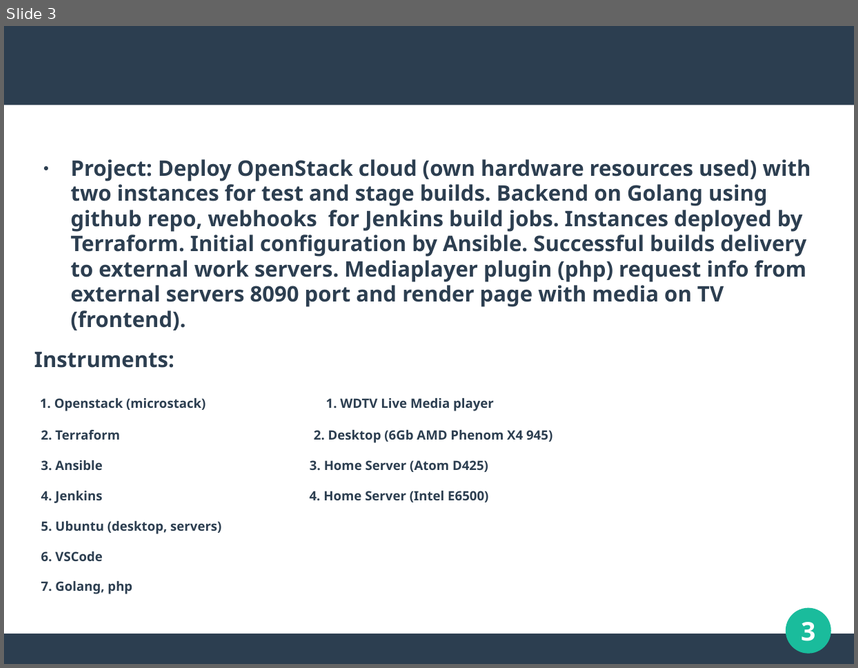
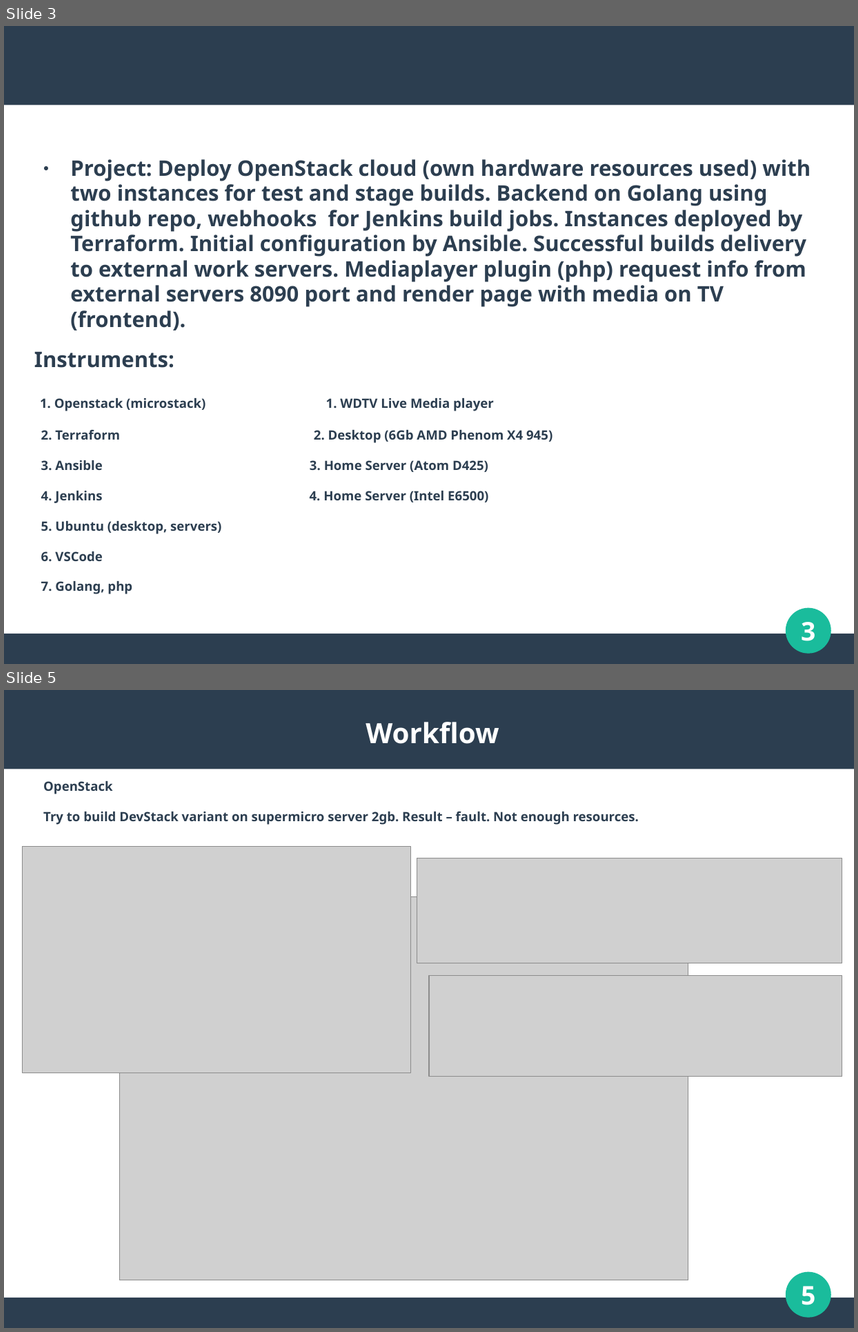
Before and after one commit to Artyhub/project_devops, a slide deck: presentation.ppt. Shown one above the other, each under a label of ours: slide 3 before the commit, slides 3 and 5 after it; the slides between them are not shown. The pictures are 858x668 and 858x1332 pixels, drawn with LibreOffice and Linux fonts; fonts in the diff are those of the drawing; grey boxes stand for pictures. Boxes give left, top, right and bottom in pixels: in the first picture for what was removed or moved away, otherwise in the second. Text is boxed around its words. In the diff, an @@ line names an element or a change of style, - is before the commit and + after.

Commit message:
+ Openstack workflow

```diff
--- a/presentation.ppt
+++ b/presentation.ppt
@@ slide 5 added at <box>4,690,854,1328</box>, background #FFFFFF; not listed: 3 template elements that a slide beside it also shows @@
@@ title added at <box>366,722,499,744</box>, 26 pt, text #FFFFFF, bold @@
+Workflow
@@ text added at <box>43,781,639,825</box>, 12 pt, text #2C3E50, bold @@
+OpenStack
+Try to build DevStack variant on supermicro server 2gb. Result – fault. Not enough resources.
@@ picture added at <box>23,847,411,1073</box> @@
@@ picture added at <box>417,858,842,963</box> @@
@@ picture added at <box>120,897,688,1280</box> @@
@@ picture added at <box>429,976,842,1076</box> @@
@@ page number added at <box>801,1285,815,1305</box>, 24 pt, text #FFFFFF, bold @@
+5
```
Also in this commit, not shown: 3 other slides added, 1 other file.
